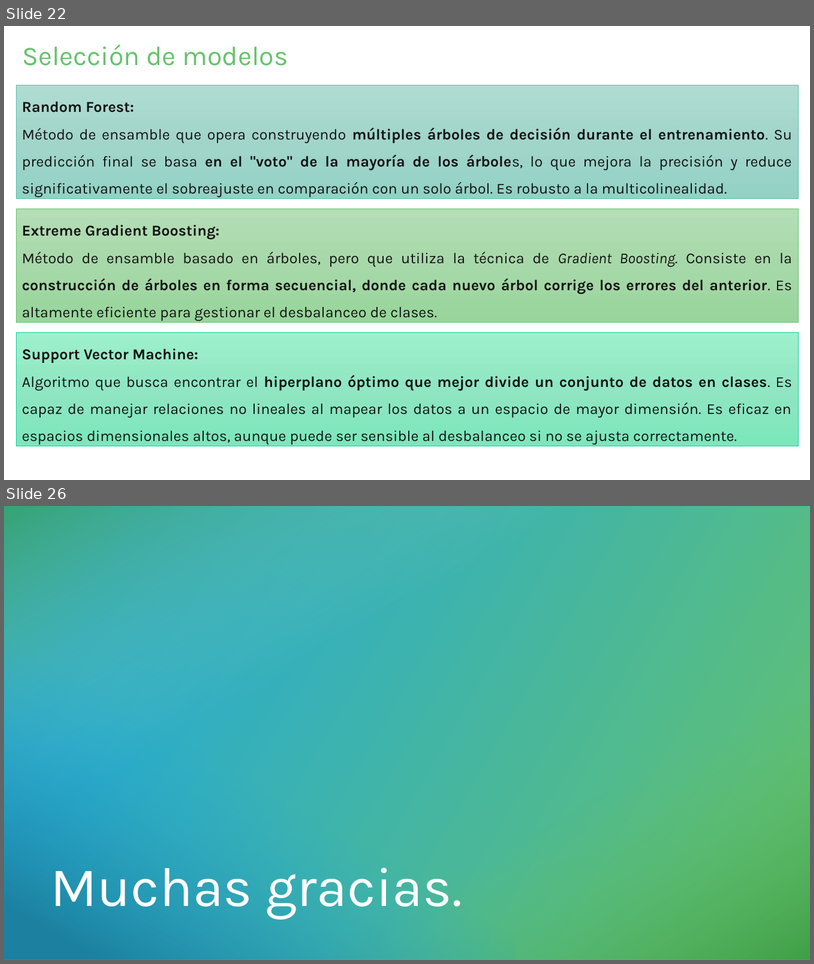
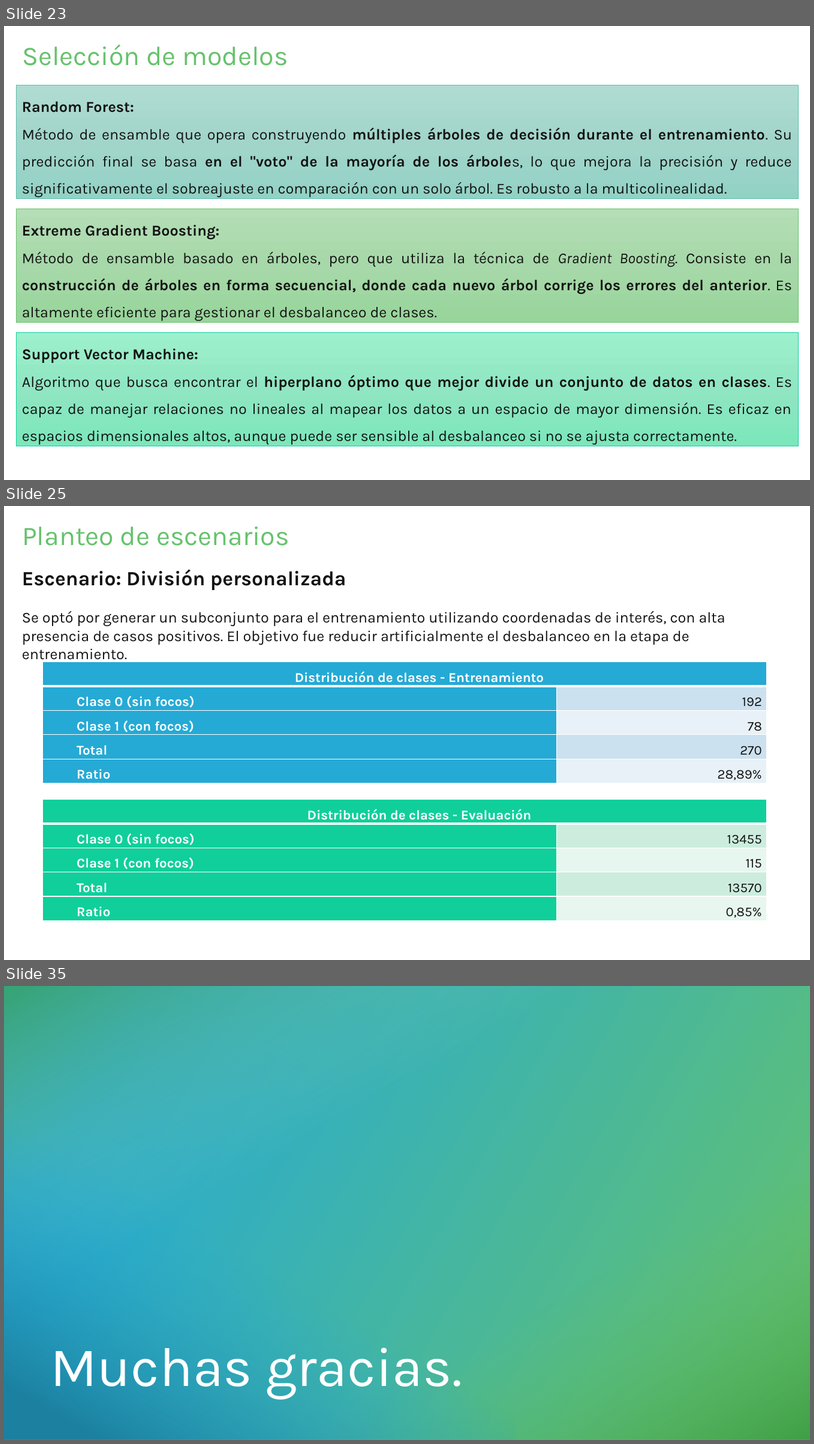
Before and after one commit to HunterCitto/199---Seminario-Final, a slide deck: docs/Entregas/Presentación/Incendios forestales de la Patagonia Andina - Pública.pptx. Shown one above the other, each under a label of ours: slides 22 and 26 before the commit, slides 23, 25 and 35 after it; the slides between them are not shown. The pictures are 814x964 and 814x1444 pixels, drawn with LibreOffice and Linux fonts; fonts in the diff are those of the drawing. Boxes give left, top, right and bottom in pixels: in the first picture for what was removed or moved away, otherwise in the second. Text is boxed around its words. In the diff, an @@ line names an element or a change of style, - is before the commit and + after.

```diff
--- a/docs/Entregas/Presentación/Incendios forestales de la Patagonia Andina - Pública.pptx
+++ b/docs/Entregas/Presentación/Incendios forestales de la Patagonia Andina - Pública.pptx
@@ slide 25 added at [4,506,810,960], background #FFFFFF @@
@@ title added at [22,526,290,546], 32 pt, text gradient #66C26C to #25AAD5 @@
+Planteo de escenarios
@@ text added at [22,569,726,663], 18 pt, text #131313 @@
+Escenario: División personalizada
+Se optó por generar un subconjunto para el entrenamiento utilizando coordenadas de interés, con alta presencia de casos positivos. El objetivo fue reducir artificialmente el desbalanceo en la etapa de entrenamiento.
@@ table added at [43,662,767,783], 5 rows, 2 columns @@
+Distribución de clases - Entrenamiento | 
+Clase 0 (sin focos) | 192
+Clase 1 (con focos) | 78
+Total | 270
+Ratio | 28,89%
@@ table added at [43,799,767,920], 5 rows, 2 columns @@
+Distribución de clases - Evaluación | 
+Clase 0 (sin focos) | 13455
+Clase 1 (con focos) | 115
+Total | 13570
+Ratio | 0,85%
@@ what was slide 22 is now slide 23 @@
@@ what was slide 26 is now slide 35 @@
```
Also in this commit, not shown: 3 slides changed, 9 other slides added, 1 slide removed, 2 other files.
